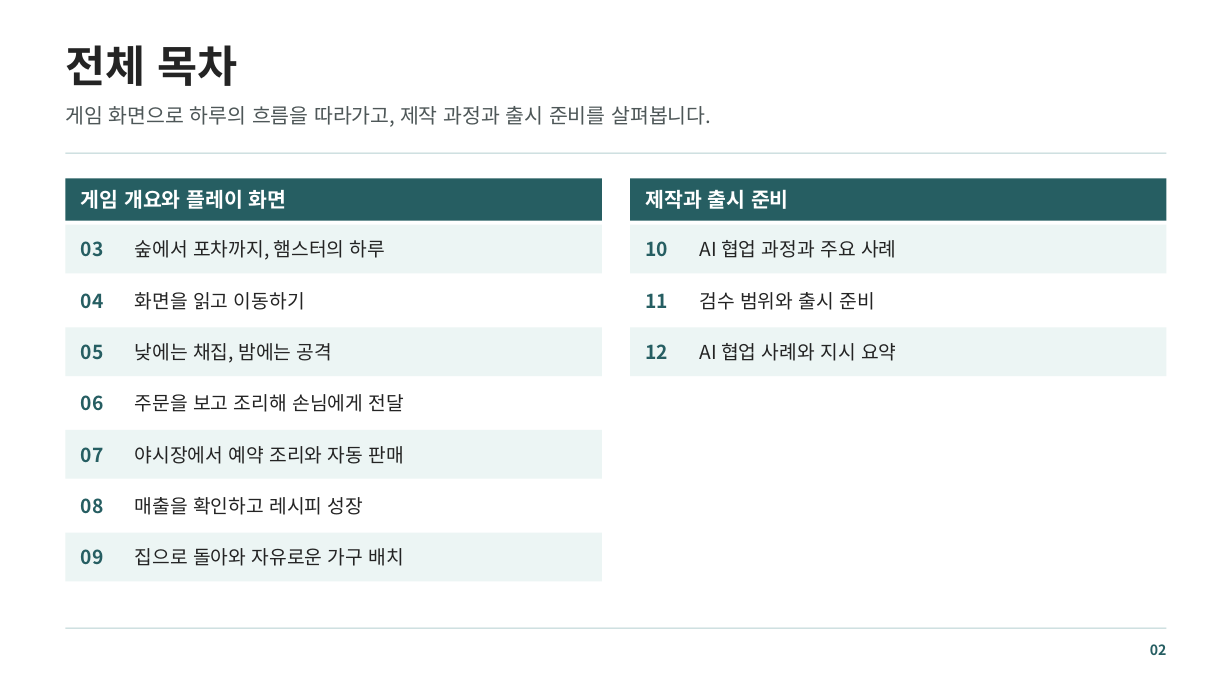
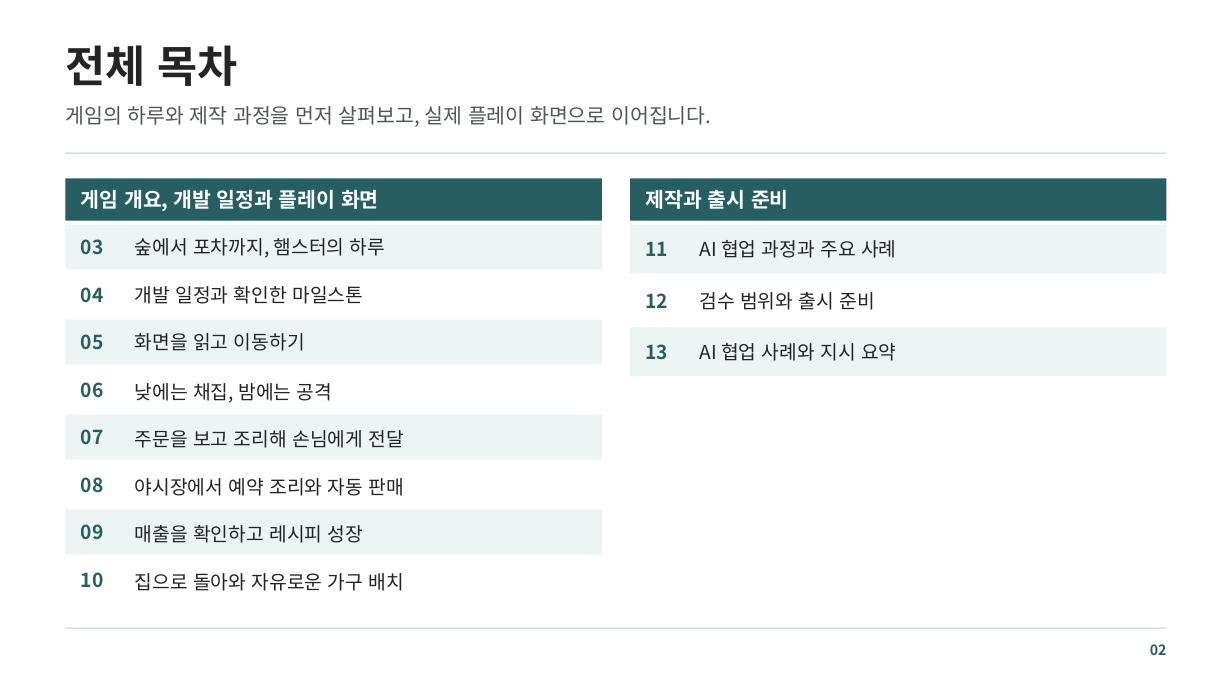
Before and after one commit to mjoon31/mjoon31, a slide deck: slide 2 of docs/assets/resources/ham-pocha/introduction.pptx. Drawn at 1232x693 pixels with LibreOffice and Linux fonts; fonts in the diff are those of the drawing. Boxes give left, top, right and bottom in pixels: in the first picture for what was removed or moved away, otherwise in the second. Text is boxed around its words. In the diff, an @@ line names an element or a change of style, - is before the commit and + after.

```diff
--- a/docs/assets/resources/ham-pocha/introduction.pptx
+++ b/docs/assets/resources/ham-pocha/introduction.pptx
@@ text at box(65, 106, 711, 127): text changed @@
-게임 화면으로 하루의 흐름을 따라가고, 제작 과정과 출시 준비를 살펴봅니다.
+게임의 하루와 제작 과정을 먼저 살펴보고, 실제 플레이 화면으로 이어집니다.
@@ text at box(81, 189, 379, 211): text changed @@
-게임 개요와 플레이 화면
+게임 개요, 개발 일정과 플레이 화면
@@ rectangle: place and size @@
-rectangle at box(66, 225, 603, 274)
+rectangle at box(66, 225, 603, 270)
@@ text "11": place and size @@
-text "11" at box(645, 293, 668, 308)
+text "11" at box(645, 241, 668, 256)
@@ text "04": place and size @@
-text "04" at box(81, 293, 104, 309)
+text "04" at box(81, 287, 104, 303)
@@ text added at box(135, 286, 363, 304), 15 pt, text #242424 @@
+개발 일정과 확인한 마일스톤
@@ text "12": place and size @@
-text "12" at box(645, 344, 668, 359)
+text "12" at box(645, 293, 668, 308)
@@ rectangle: place and size @@
-rectangle at box(66, 327, 603, 376)
+rectangle at box(66, 320, 603, 365)
@@ text "05": place and size @@
-text "05" at box(81, 344, 104, 360)
+text "05" at box(81, 334, 104, 350)
@@ text "화면을 읽고 이동하기": place and size @@
-text "화면을 읽고 이동하기" at box(135, 292, 305, 310)
+text "화면을 읽고 이동하기" at box(135, 333, 305, 351)
@@ text added at box(645, 344, 668, 360), 15 pt, text #265E62, bold @@
+13
@@ text "06": place and size @@
-text "06" at box(81, 395, 104, 411)
+text "06" at box(81, 382, 104, 398)
@@ text "낮에는 채집, 밤에는 공격": place and size @@
-text "낮에는 채집, 밤에는 공격" at box(135, 343, 332, 363)
+text "낮에는 채집, 밤에는 공격" at box(135, 383, 332, 403)
@@ rectangle: place and size @@
-rectangle at box(66, 430, 603, 479)
+rectangle at box(66, 415, 603, 460)
@@ text "07": place and size @@
-text "07" at box(81, 447, 104, 462)
+text "07" at box(81, 429, 104, 444)
@@ text "주문을 보고 조리해 손님에게 전달": place and size @@
-text "주문을 보고 조리해 손님에게 전달" at box(135, 394, 404, 412)
+text "주문을 보고 조리해 손님에게 전달" at box(135, 430, 404, 448)
@@ text "08": place and size @@
-text "08" at box(81, 498, 104, 514)
+text "08" at box(81, 477, 104, 493)
@@ text "야시장에서 예약 조리와 자동 판매": place and size @@
-text "야시장에서 예약 조리와 자동 판매" at box(135, 446, 404, 464)
+text "야시장에서 예약 조리와 자동 판매" at box(135, 478, 404, 496)
@@ rectangle: place and size @@
-rectangle at box(66, 532, 603, 581)
+rectangle at box(66, 509, 603, 555)
@@ text "09": place and size @@
-text "09" at box(81, 549, 104, 564)
+text "09" at box(81, 524, 104, 539)
@@ text "매출을 확인하고 레시피 성장": place and size @@
-text "매출을 확인하고 레시피 성장" at box(135, 497, 363, 515)
+text "매출을 확인하고 레시피 성장" at box(135, 525, 363, 543)
@@ text "10": place and size @@
-text "10" at box(645, 241, 668, 256)
+text "10" at box(81, 572, 104, 588)
@@ text "집으로 돌아와 자유로운 가구 배치": place and size @@
-text "집으로 돌아와 자유로운 가구 배치" at box(135, 548, 404, 566)
+text "집으로 돌아와 자유로운 가구 배치" at box(135, 573, 404, 591)
```
Also in this commit, not shown: 9 other slides changed, 1 slide added, 1 other file.
